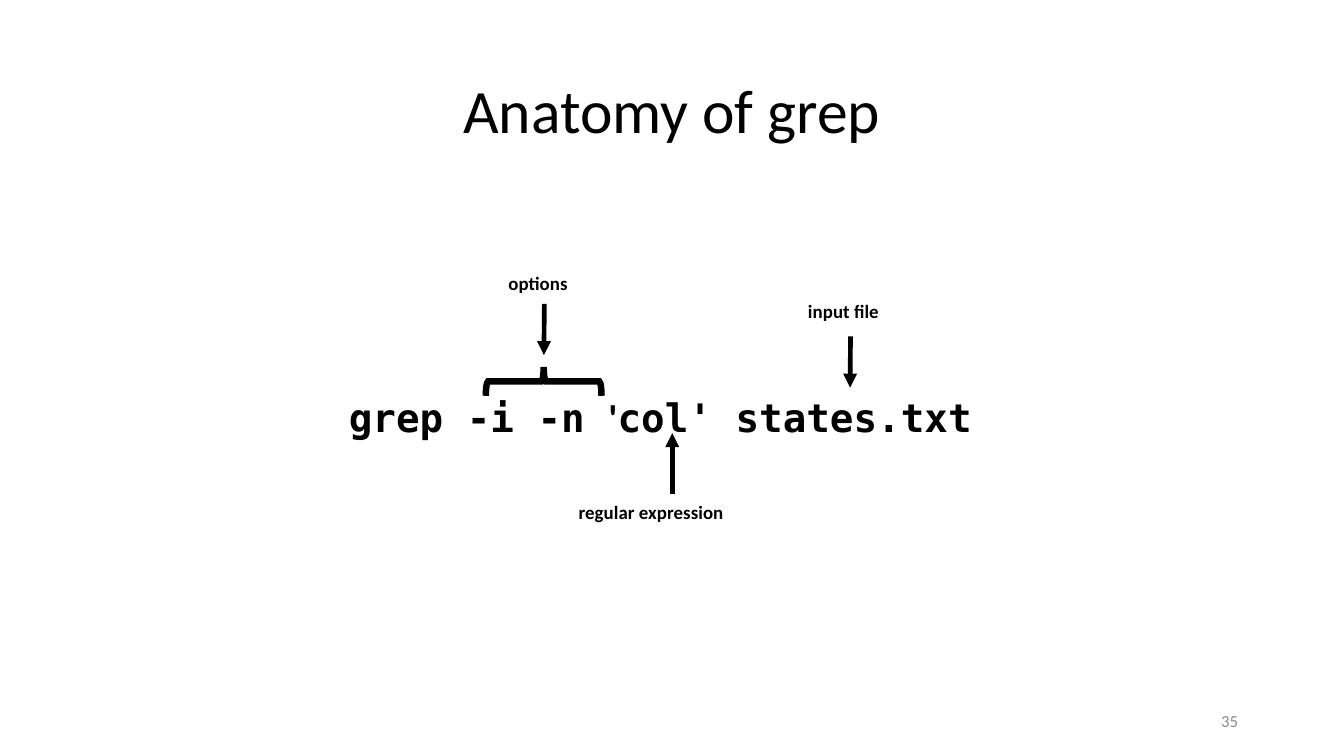
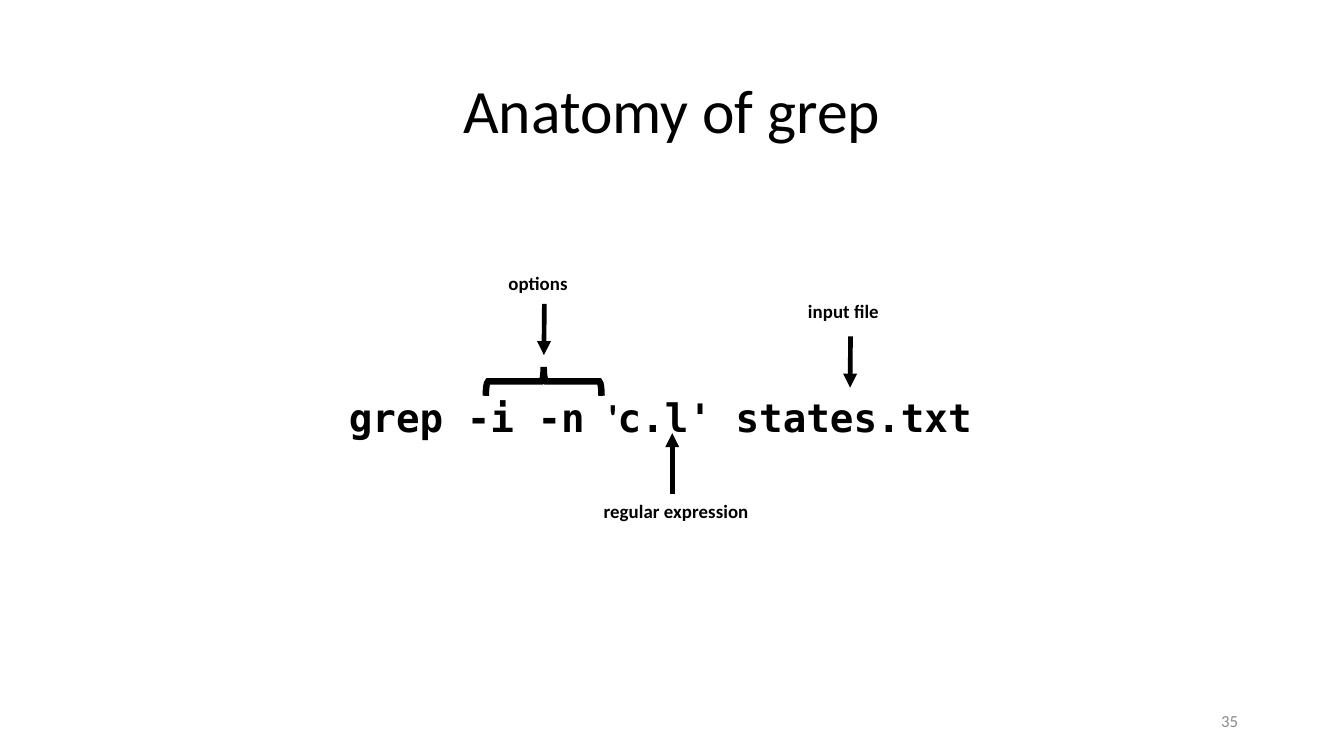
Before and after one commit to ketancmaheshwari/lisa19, a slide deck: slide 35 of lpt_LISA.pptx. Drawn at 1344x756 pixels with LibreOffice and Linux fonts; fonts in the diff are those of the drawing. Boxes give left, top, right and bottom in pixels: in the first picture for what was removed or moved away, otherwise in the second. Text is boxed around its words. In the diff, an @@ line names an element or a change of style, - is before the commit and + after.

Commit message:
a slide for extended regular expressions

```diff
--- a/lpt_LISA.pptx
+++ b/lpt_LISA.pptx
@@ text at box(349, 400, 972, 442): text changed @@
-grep -i -n 'col' states.txt
+grep -i -n 'c.l' states.txt
@@ text "regular expression": place and size @@
-text "regular expression" at box(579, 505, 723, 523)
+text "regular expression" at box(604, 504, 748, 522)
```
Also in this commit, not shown: 2 other slides changed, 1 slide added, 1 other file.
